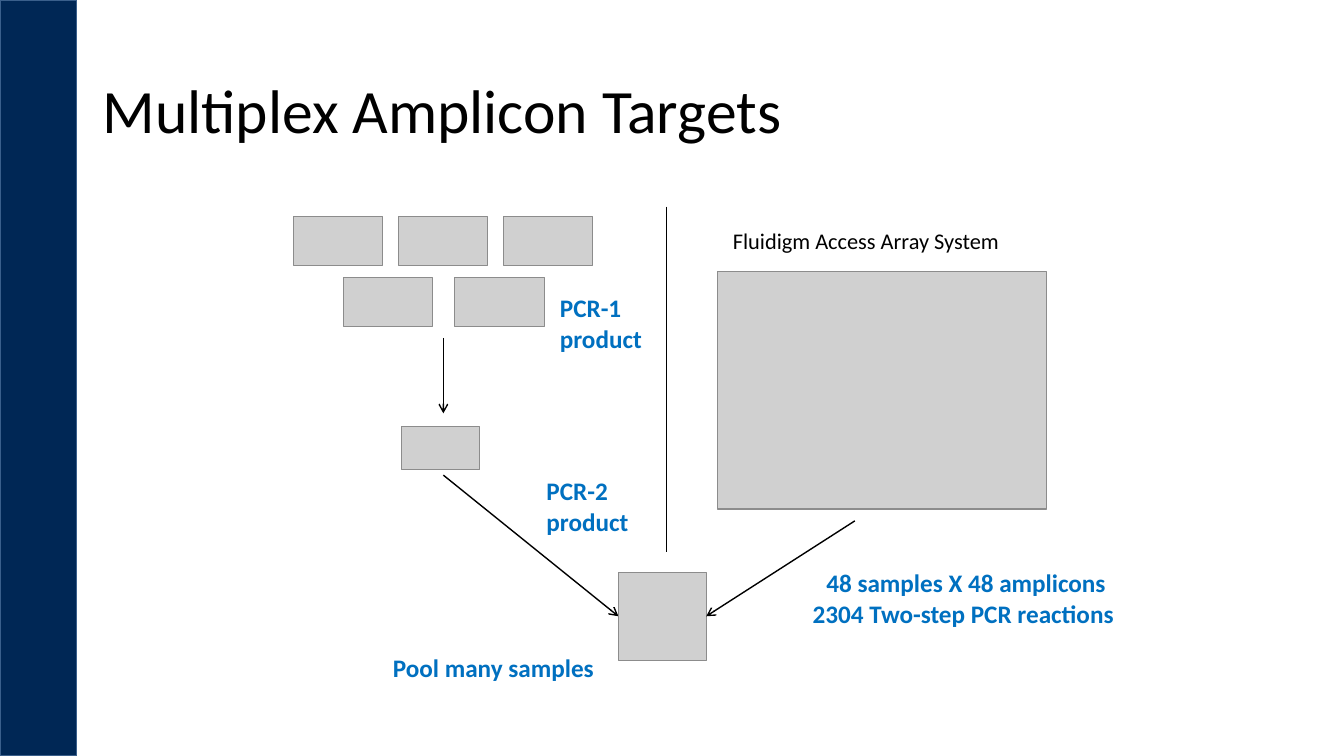
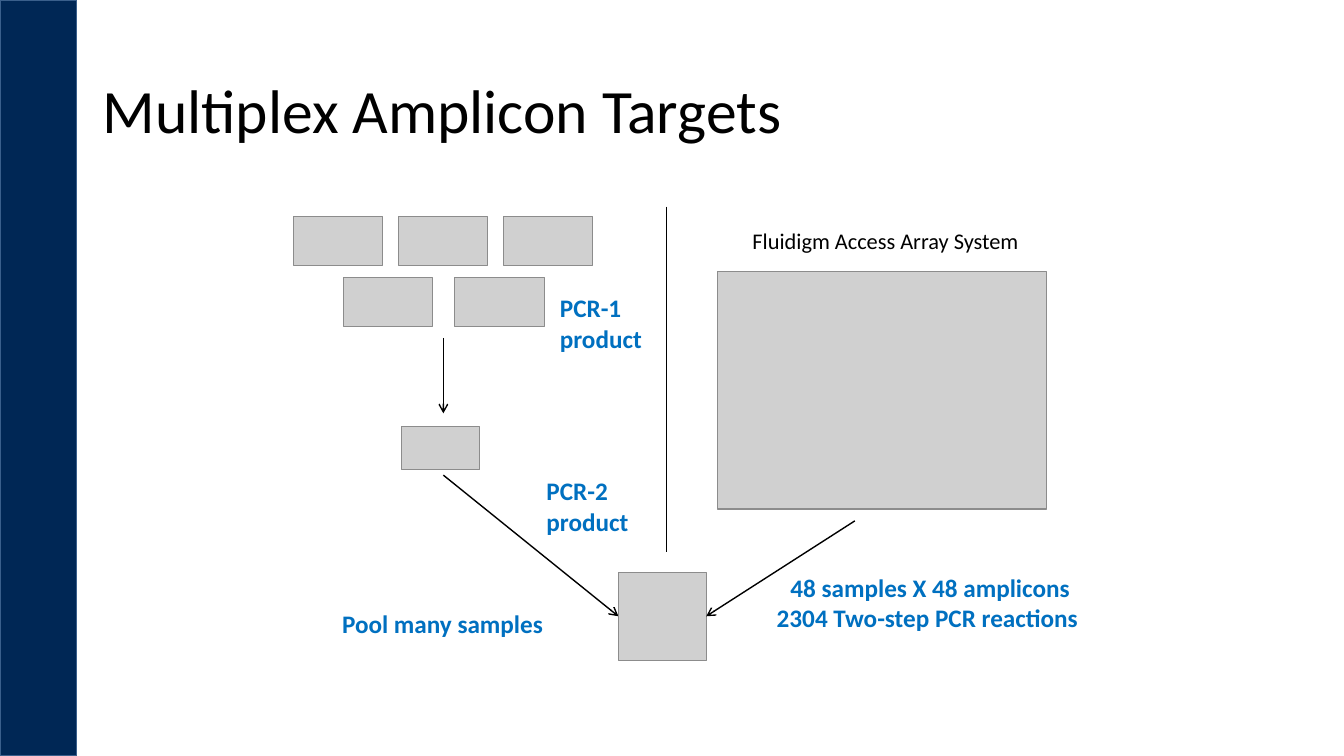
Before and after one commit to ucdavis-bioinformatics-training/2019_September_UCD_Microbial_Community_Analysis_Workshop, a slide deck: slide 7 of dbcAmplicons/dbcAmplicons_Amplicons.pptx. Drawn at 1344x756 pixels with LibreOffice and Linux fonts; fonts in the diff are those of the drawing; grey boxes stand for pictures; background and template pictures are left out. Boxes give left, top, right and bottom in pixels: in the first picture for what was removed or moved away, otherwise in the second. Text is boxed around its words. In the diff, an @@ line names an element or a change of style, - is before the commit and + after.

```diff
--- a/dbcAmplicons/dbcAmplicons_Amplicons.pptx
+++ b/dbcAmplicons/dbcAmplicons_Amplicons.pptx
@@ text "Fluidigm Access Array System": place and size @@
-text "Fluidigm Access Array System" at (733, 233, 999, 253)
+text "Fluidigm Access Array System" at (752, 233, 1019, 253)
@@ text "48 samples X 48 amplicons": place and size @@
-text "48 samples X 48 amplicons" at (813, 574, 1113, 627)
+text "48 samples X 48 amplicons" at (777, 579, 1078, 631)
@@ text "Pool many samples": place and size @@
-text "Pool many samples" at (393, 659, 593, 681)
+text "Pool many samples" at (342, 615, 543, 637)
```
Also in this commit, not shown: 6 other slides changed, 17 other files.
